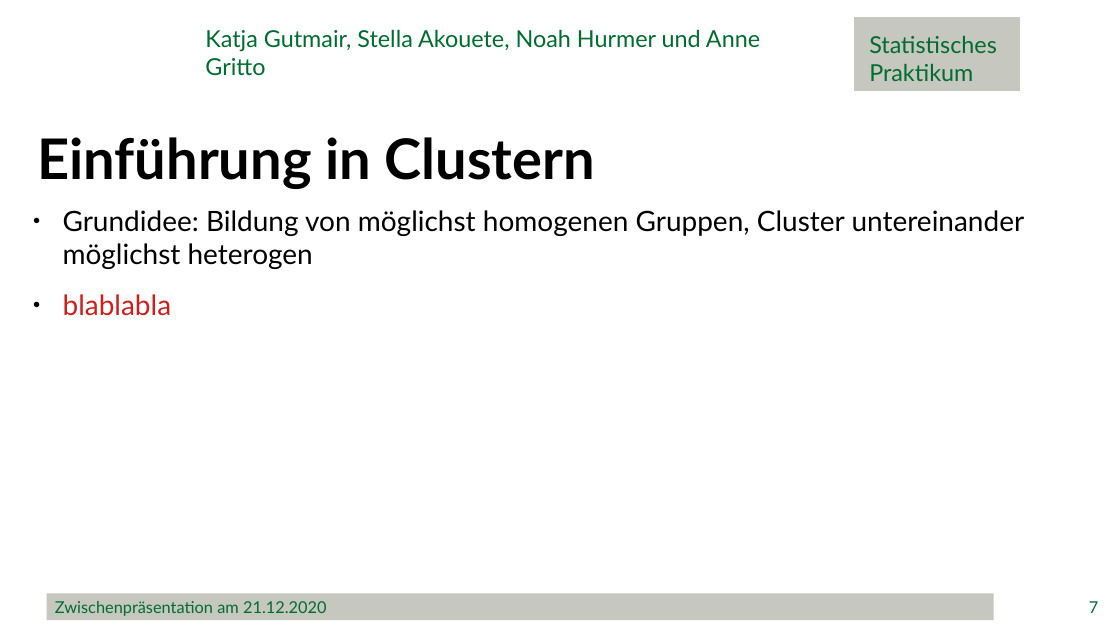
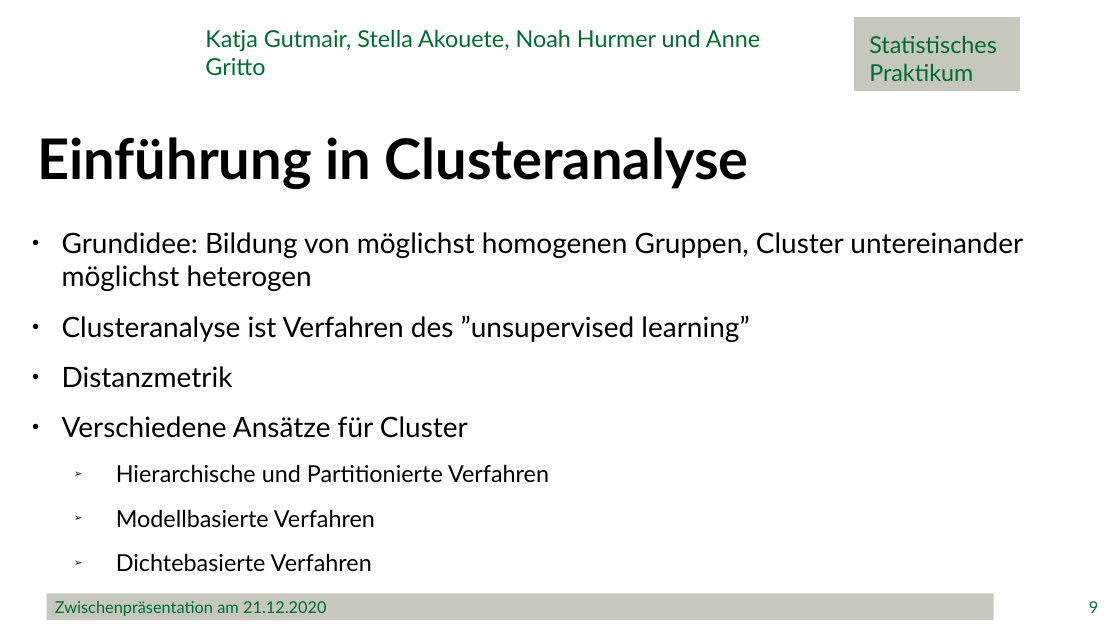
Before and after one commit to minimops/weatherFrog, a slide deck: slide 9 of ppt/Zwischenpraesentation_v1.1.pptx (slide 7 before the commit). Drawn at 1120x630 pixels with LibreOffice and Linux fonts; fonts in the diff are those of the drawing; background and template pictures are left out. Boxes give left, top, right and bottom in pixels: in the first picture for what was removed or moved away, otherwise in the second. Text is boxed around its words. In the diff, an @@ line names an element or a change of style, - is before the commit and + after.

```diff
--- a/ppt/Zwischenpraesentation_v1.1.pptx
+++ b/ppt/Zwischenpraesentation_v1.1.pptx
@@ text at bbox=[38, 137, 749, 189]: text changed @@
-Einführung in Clustern
+Einführung in Clusteranalyse
@@ text "Grundidee: Bildung von möglichst homogenen ...": place and size @@
-text "Grundidee: Bildung von möglichst homogenen ..." at bbox=[63, 210, 1025, 316]
+text "Grundidee: Bildung von möglichst homogenen ..." at bbox=[62, 232, 1023, 571]
@@ text at bbox=[62, 315, 749, 571]: text changed; text colour #C9211E to #000000 @@
-● blablabla
+● Clusteranalyse ist Verfahren des ”unsupervised learning”
+● Distanzmetrik
+● Verschiedene Ansätze für Cluster
+  ➢ Hierarchische und Partitionierte Verfahren
+  ➢ Modellbasierte Verfahren
+  ➢ Dichtebasierte Verfahren
@@ page number at bbox=[1089, 601, 1098, 613]: text changed @@
-7
+9
```
Also in this commit, not shown: 11 other slides changed, 2 slides added.
